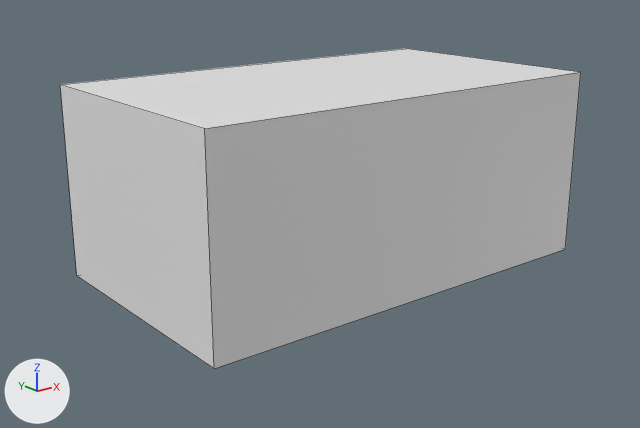
Before and after pictures for a commit that changed the FBX model Assets/Models/masło.fbx.
One viewpoint serves both versions: a 50 mm lens placed at (-0.0864, -0.1051, 0.0507), pointed at (-0.0026, -0.0004, 0.0088). Arrows for +X, +Y and +Z are at lower left; the lights stay in place. The first picture is the older version. Mesh edges are drawn as thin lines.

The first picture shows 'Masło'.
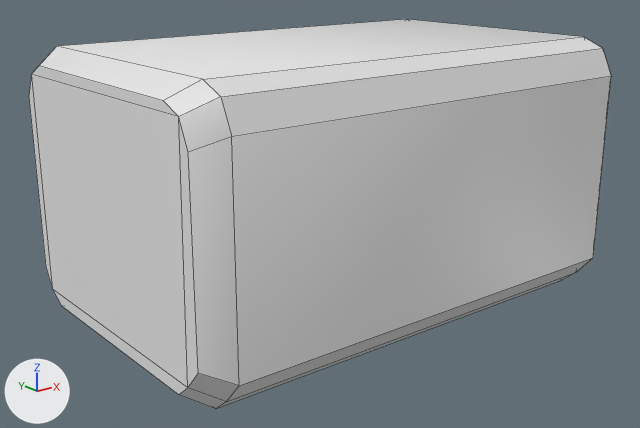
Boxes [x1, y1, x2, y2] around the edits, measured in the pictures (640 x 428 px):
'Masło', reshaped, turned: before [60, 49, 581, 369]; after [29, 19, 611, 409]

The change in detail:
me_mesh is used by ob_masło; location (0.0, 0.0, 0.0); scale (0.0254, 0.0254, 0.0254).
me_mesh had 8 vertices, 6 faces and spanned x -1.38..1.38, y -0.79..0.79, z 0.0..1.18.
me_mesh now has 48 vertices, 46 faces and spans x -1.53..1.53, y -0.22..1.4, z -1.01..1.01.
me_mesh part 1: the whole mesh is rebuilt.
Object 'Masło' (ob_masło) turns from (0, 0, 0) to (90, 0, 0) degrees about x, y and z.
